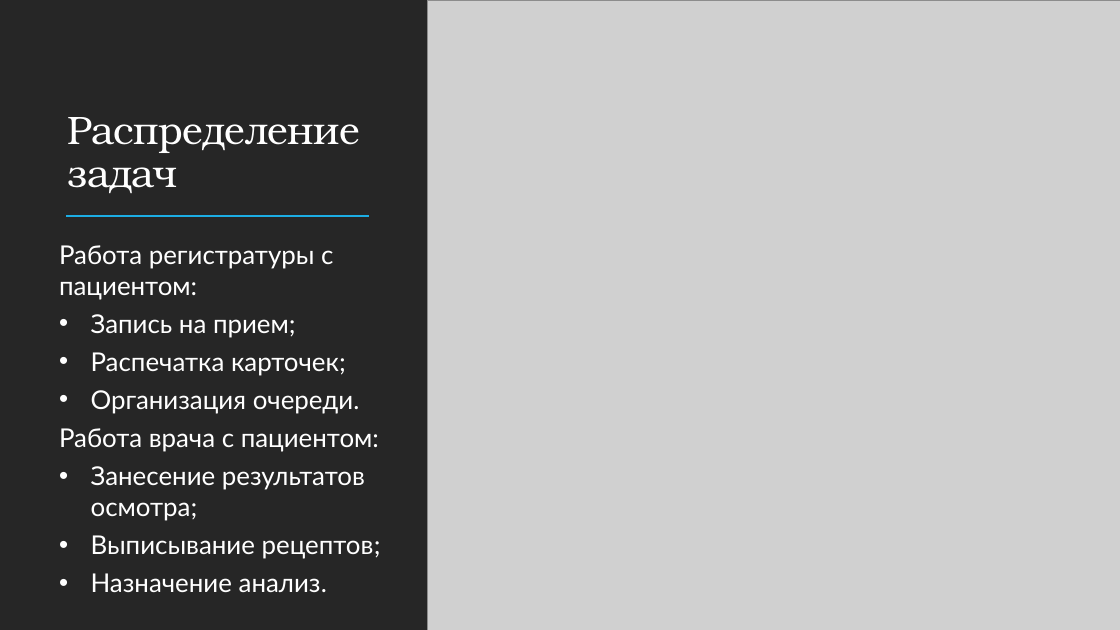
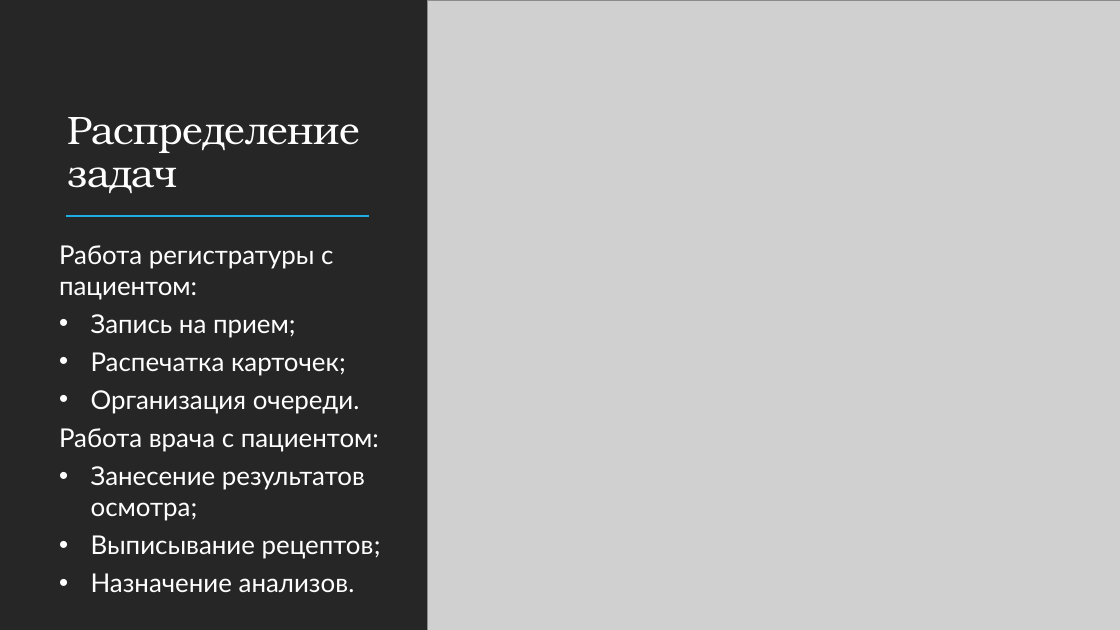
Before and after one commit to thewyolar/esap, a slide deck: slide 8 of Karabanov-Bulanov.pptx (slide 5 before the commit). Drawn at 1120x630 pixels with LibreOffice and Linux fonts; fonts in the diff are those of the drawing; grey boxes stand for pictures. Boxes give left, top, right and bottom in pixels: in the first picture for what was removed or moved away, otherwise in the second. Text is boxed around its words. In the diff, an @@ line names an element or a change of style, - is before the commit and + after.

```diff
--- a/Karabanov-Bulanov.pptx
+++ b/Karabanov-Bulanov.pptx
@@ text at box(91, 573, 355, 592): text changed @@
-• Назначение анализ.
+• Назначение анализов.
```
Also in this commit, not shown: 4 other slides changed, 5 slides added, 5 slides removed.
